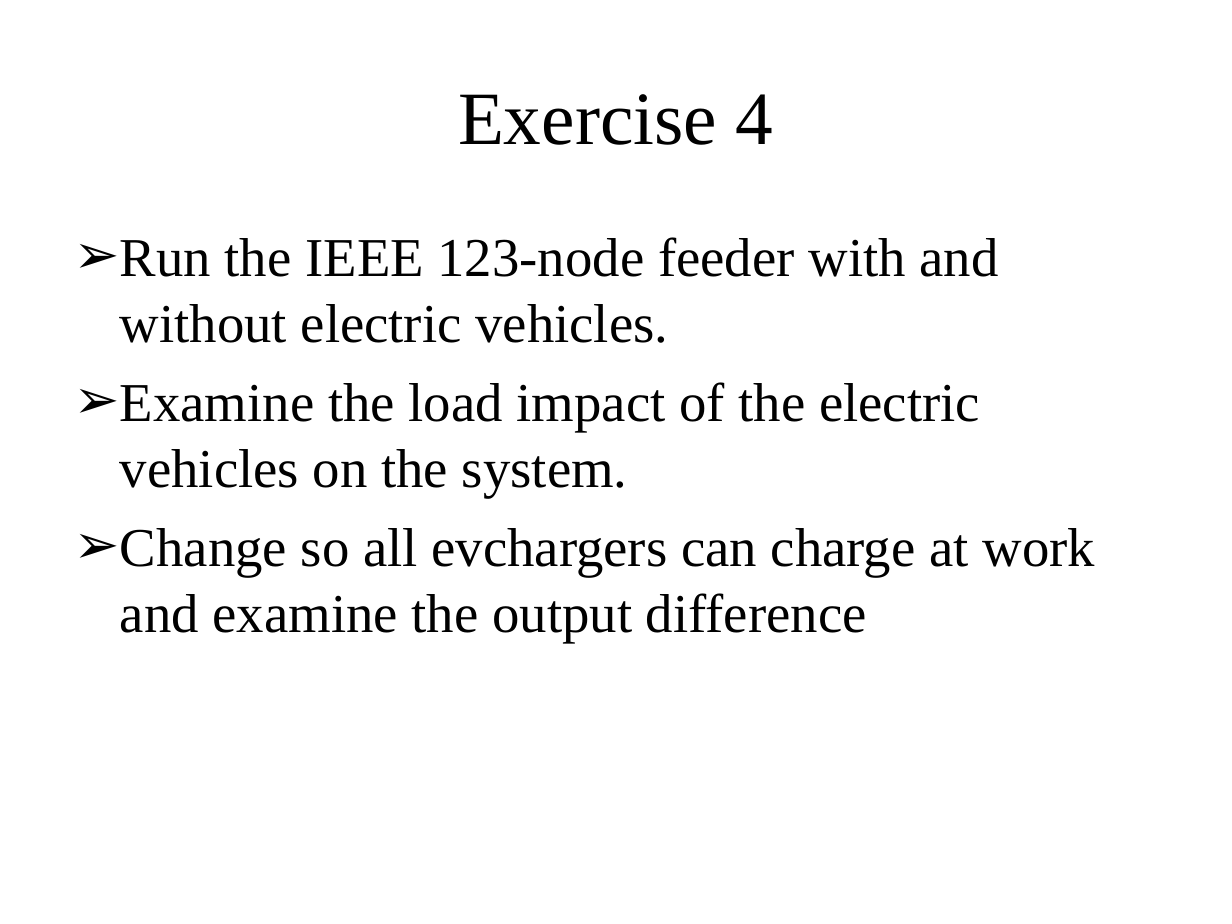
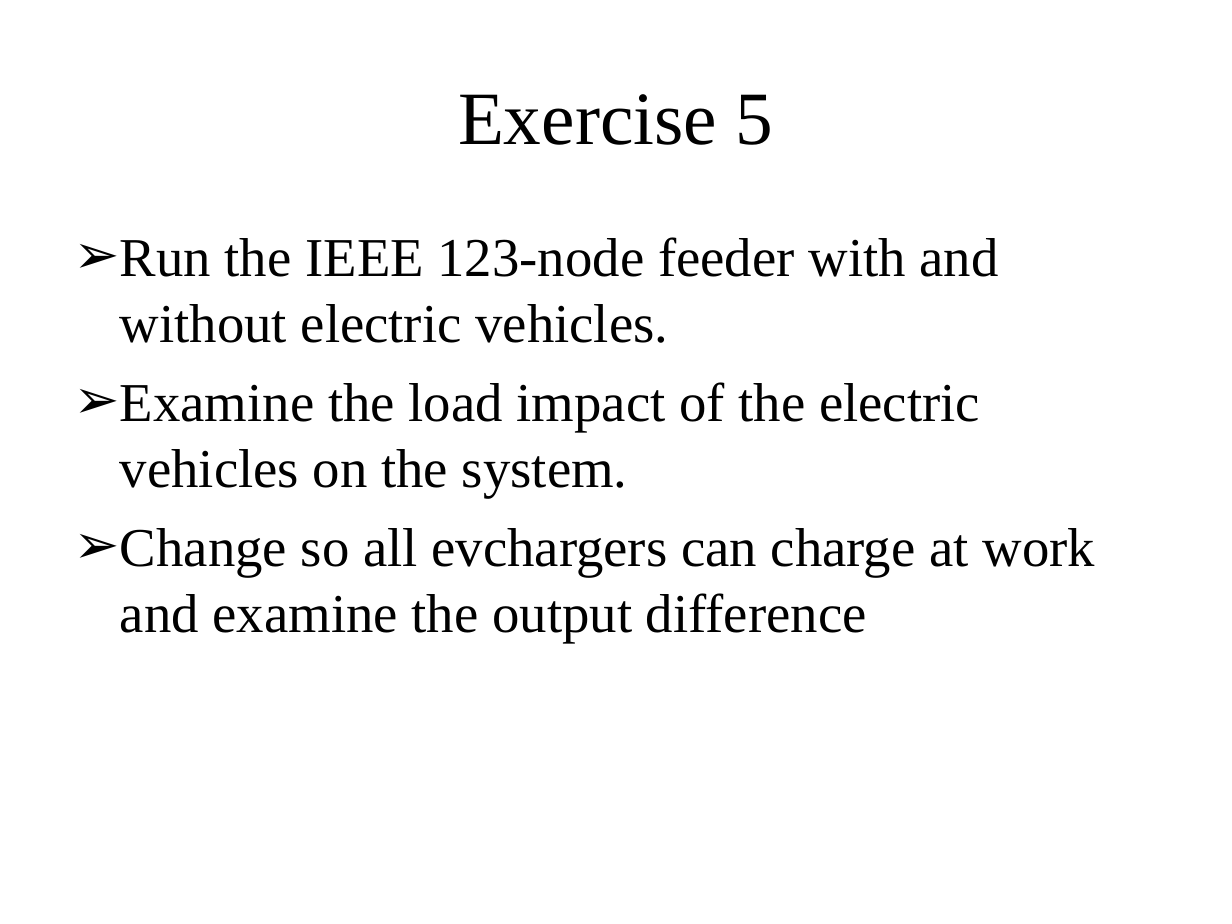
Before and after one commit to gridlab-d/course, a slide deck: slide 25 of ThreeDayCourse_v22/Day3/4.0 - Energy_Storage_and_PHEVs.ppt (slide 22 before the commit). Drawn at 1232x924 pixels with LibreOffice and Linux fonts; fonts in the diff are those of the drawing. Boxes give left, top, right and bottom in pixels: in the first picture for what was removed or moved away, otherwise in the second. Text is boxed around its words. In the diff, an @@ line names an element or a change of style, - is before the commit and + after.

```diff
--- a/ThreeDayCourse_v22/Day3/4.0 - Energy_Storage_and_PHEVs.ppt
+++ b/ThreeDayCourse_v22/Day3/4.0 - Energy_Storage_and_PHEVs.ppt
@@ title at box(458, 94, 774, 145): text changed @@
-Exercise 4
+Exercise 5
```
Also in this commit, not shown: 2 other slides changed, 3 slides added, 25 other files.
